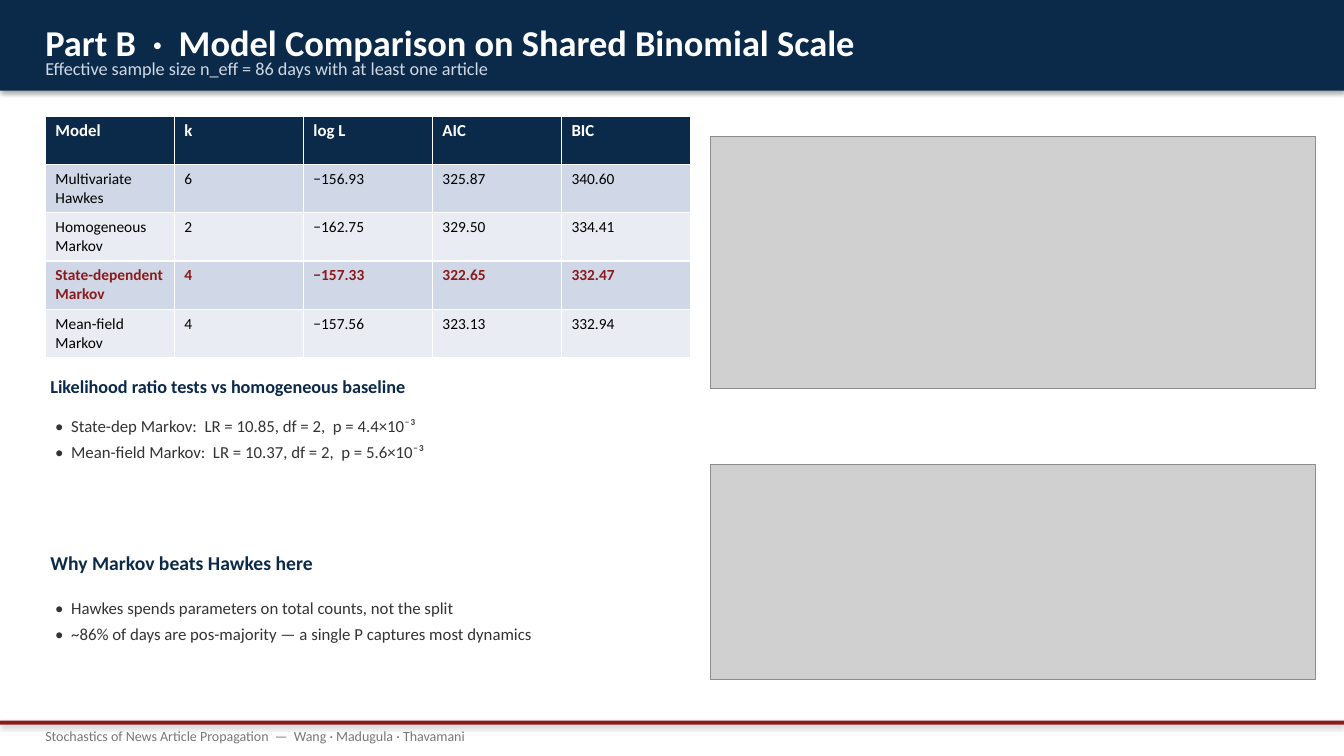
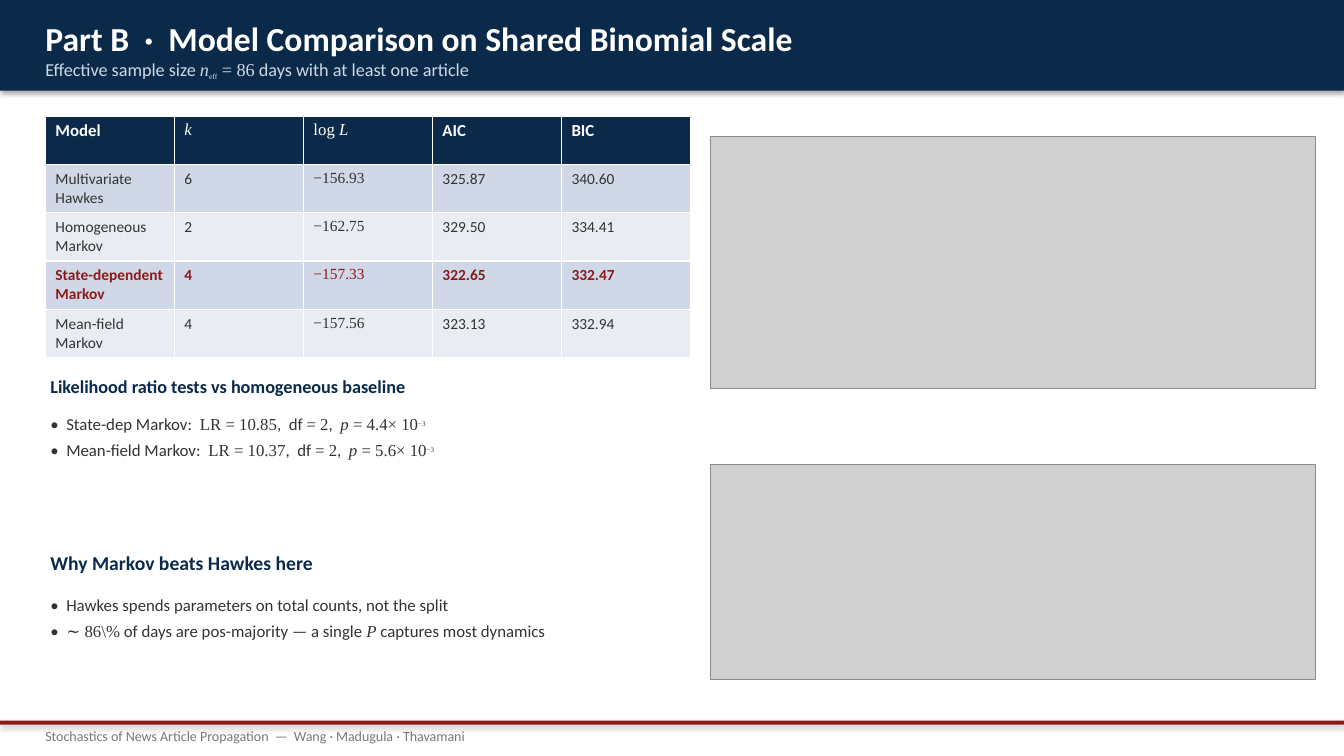
Before and after one commit to whrui720/StochasticNewsSim, a slide deck: slide 9 of StochasticNewsSim_presentation.pptx (slide 8 before the commit). Drawn at 1344x756 pixels with LibreOffice and Linux fonts; fonts in the diff are those of the drawing; grey boxes stand for pictures. Boxes give left, top, right and bottom in pixels: in the first picture for what was removed or moved away, otherwise in the second. Text is boxed around its words. In the diff, an @@ line names an element or a change of style, - is before the commit and + after.

Commit message:
attempt at fixing formatting; more theory added to slides and script

```diff
--- a/StochasticNewsSim_presentation.pptx
+++ b/StochasticNewsSim_presentation.pptx
@@ text "Part B · Model Comparison ..." at bbox=[45, 27, 792, 57]: size 26 to 24 pt @@
@@ text at bbox=[45, 63, 469, 79]: text changed @@
-Effective sample size n_eff = 86 days with at least one article
+Effective sample size neff = 86 days with at least one article
@@ table at bbox=[45, 116, 691, 358] @@
@@ font Calibri to Times New Roman in "k", "log L", "−156.93", "−162.75" and 2 more places @@
@@ bold off in "k", "log L", "−157.33" @@
@@ italic on in "k", "L" @@
@@ text colour #000000 to #333333 in "Multivariate Hawkes", "6", "−156.93", "325.87" and 11 more places @@
@@ text at bbox=[66, 418, 434, 460]: text changed @@
-• State-dep Markov: LR = 10.85, df = 2, p = 4.4×10⁻³
-• Mean-field Markov: LR = 10.37, df = 2, p = 5.6×10⁻³
+• State-dep Markov: LR = 10.85, df = 2, p = 4.4× 10−3
+• Mean-field Markov: LR = 10.37, df = 2, p = 5.6× 10−3
@@ text at bbox=[85, 625, 545, 640]: text changed @@
-• ~86% of days are pos-majority — a single P captures most dynamics
+• ∼ 86\% of days are pos-majority — a single P captures most dynamics
```
Also in this commit, not shown: 7 other slides changed, 2 slides added, 1 slide removed, 2 other files.
